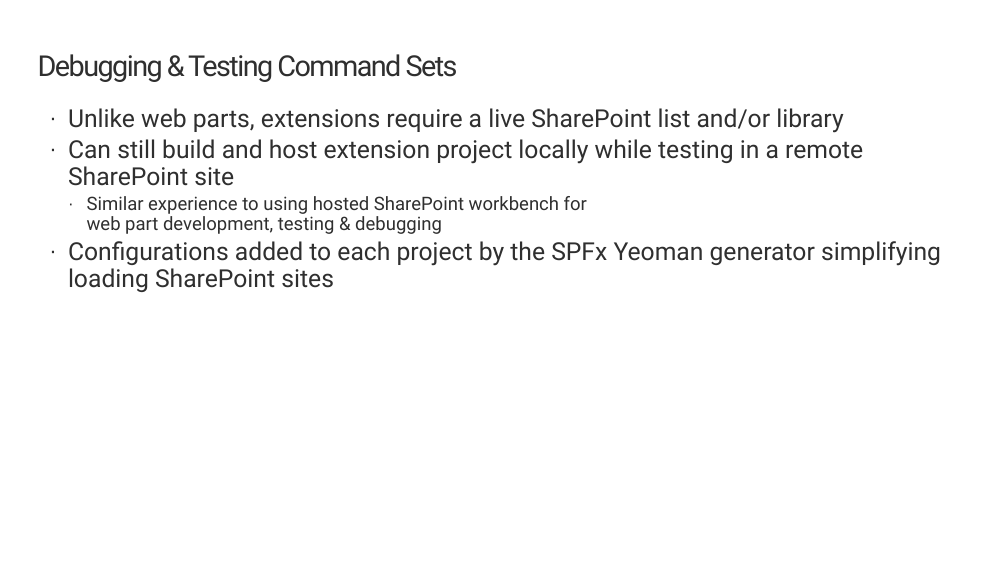
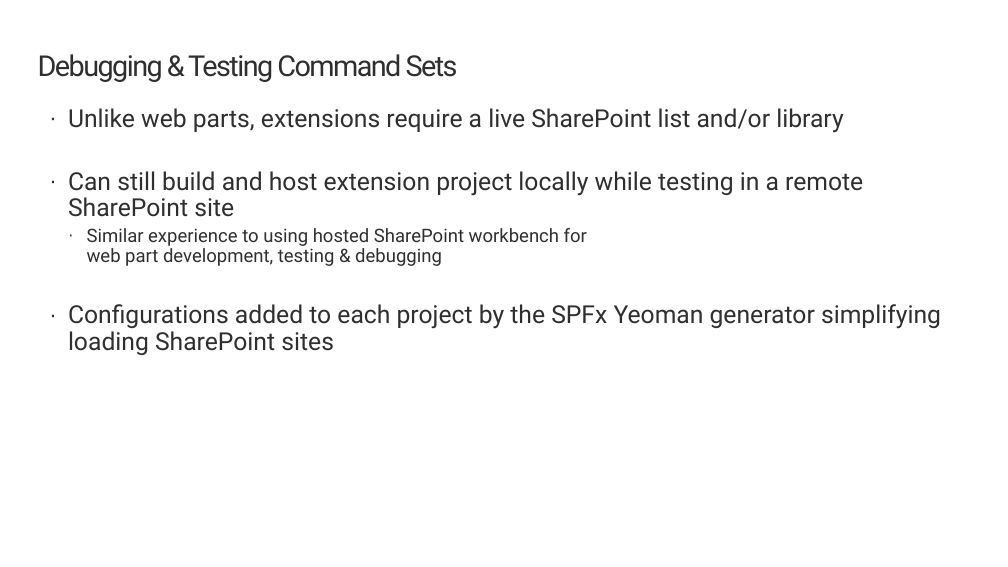
Before and after one commit to SharePoint/sp-dev-training-spfx-extensions, a slide deck: slide 6 of 03 commandset.pptx. Drawn at 1008x567 pixels with LibreOffice and Linux fonts; fonts in the diff are those of the drawing; background and template pictures are left out. Boxes give left, top, right and bottom in pixels: in the first picture for what was removed or moved away, otherwise in the second. Text is boxed around its words. In the diff, an @@ line names an element or a change of style, - is before the commit and + after.

```diff
--- a/03 commandset.pptx
+++ b/03 commandset.pptx
@@ text "Unlike web parts, extensions require ..." rewrapped from <box>68,108,941,292</box> to <box>68,108,941,355</box> @@
```
Also in this commit, not shown: 2 other slides changed, 2 other files.
